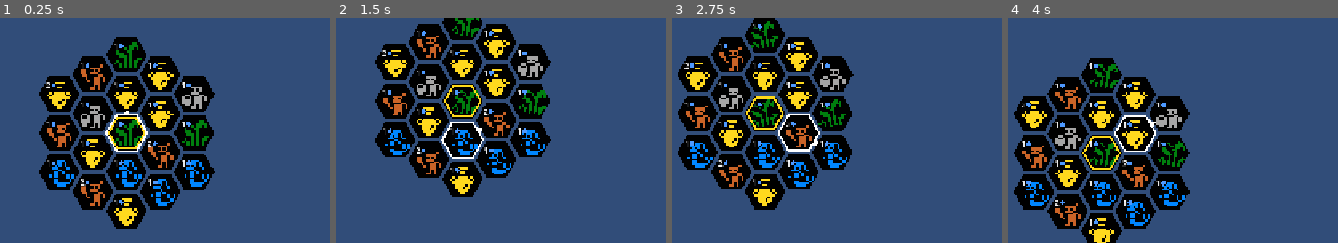
Above: before the commit, frames 1-4 (left to right).
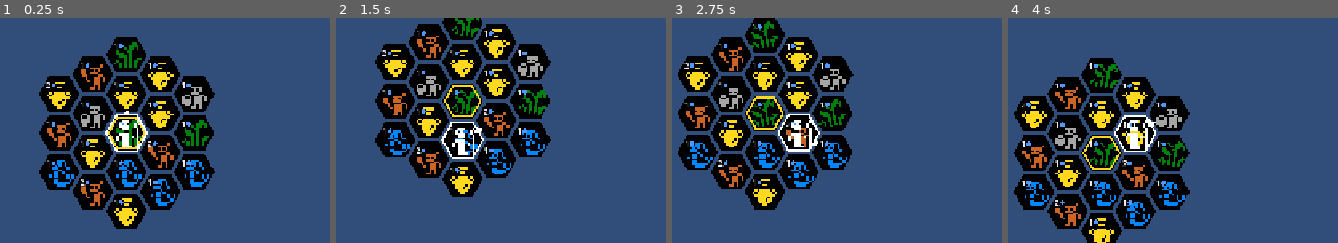
Above: after the commit, the same moments.

Repository: scunningham777/spaes-wrzrds
Game: Godot game, scene res://scenes/planet.tscn
Two runs of this game, one before a commit and one after it. Both use one fixed random seed, a clock stepped at 60 frames per second and the inputs below. This scene is started directly instead of the project's main scene.
Inputs:
- Up to frame 1 (0.25 s): no input
- Up to frame 2 (1.5 s): tap Enter (ui_accept) at 0.5, 0.77, 1.25 s; hold D (hex_right) 0.53-1.28 s; hold B (build_tower) 0.53-1.28 s; hold X (hex_down) from 1.28 s (still down); tap R (extract) at 1.35 s
- Up to frame 3 (2.75 s): tap Enter (ui_accept) at 1.52 s; release X (hex_down) at 2.03 s; hold D (hex_right) from 2.03 s (still down); hold E (hex_ne) from 2.03 s (still down)
- Up to frame 4 (4 s): release D (hex_right) at 2.78 s; release E (hex_ne) at 2.78 s; hold W (hex_up) 2.78-3.53 s; tap Q (hex_nw) at 2.85 s; tap Enter (ui_accept) at 3.02, 3.77 s; hold A (hex_left) from 3.53 s (still down); hold C (hex_se) from 3.53 s (still down)
The pictures show only the part of the screen within x 0-50%, y 24-74%; the shares and areas given below are measured in that part.

The runs differ from the first frame. In frame 1, 0.3% of the frame differs, in the area x 35-44%, y 45-58%; in frame 2, 0.4%; in frame 3, 0.4%; in frame 4, 0.4%, in the area x 35-44%, y 45-59%.

Commit message:
Show the wizard sprite on the planet over its tile's icon
The planet wizard was drawn only by the facing marker. Add the same
upright wizard sprite as space (4x, matching the tile icon scale) on top
of the tile icon; the outline and facing triangle stay.

Co-Authored-By: Claude Opus 5.5 <noreply@anthropic.com>
Claude-Session: https://claude.ai/code/session_0196C6qponv1cZhsguvue75H

Diff:
--- a/scenes/planet.tscn
+++ b/scenes/planet.tscn
@@ -130,6 +130,12 @@
 [node name="Wizard" type="Node2D" parent="HexBoard" unique_id=1758725873]
 script = ExtResource("4_player")
 
+[node name="Sprite2D" type="Sprite2D" parent="HexBoard/Wizard"]
+scale = Vector2(4, 4)
+texture = ExtResource("7_icons")
+region_enabled = true
+region_rect = Rect2(378, 1, 12, 12)
+
 [node name="FacingMarker" type="Node2D" parent="HexBoard/Wizard" unique_id=1879602032]
 script = ExtResource("8_marker")
 
--- a/tests/smoke_test.gd
+++ b/tests/smoke_test.gd
@@ -799,7 +799,10 @@
 	# Facing N on the flat-top planet: the marker's triangle sits on the top edge, tip pointing up.
 	var marker: HexFacingMarker = current_scene.get_node("HexBoard/Wizard/FacingMarker")
 	var tri := marker.triangle_points()
-	_check(not planet_wizard.has_node("Sprite2D"), "planet: wizard shown by a marker, not a sprite")
+	# The wizard sprite stands upright over the tile's icon; the marker shows the facing.
+	var planet_sprite := planet_wizard.get_node_or_null("Sprite2D") as Sprite2D
+	_check(planet_sprite != null and is_zero_approx(planet_sprite.rotation), "planet: upright wizard sprite on the wizard's tile")
+	_check(planet_wizard.get_index() > tiles.get_index(), "planet: wizard sprite drawn over the tile icons")
 	_check(is_zero_approx(tri[2].x) and tri[2].y < tri[0].y and tri[0].y < 0.0,
 		"planet: facing triangle points N from the top edge (%s)" % tri)
 	_press(KEY_D)  # turn clockwise to NE
